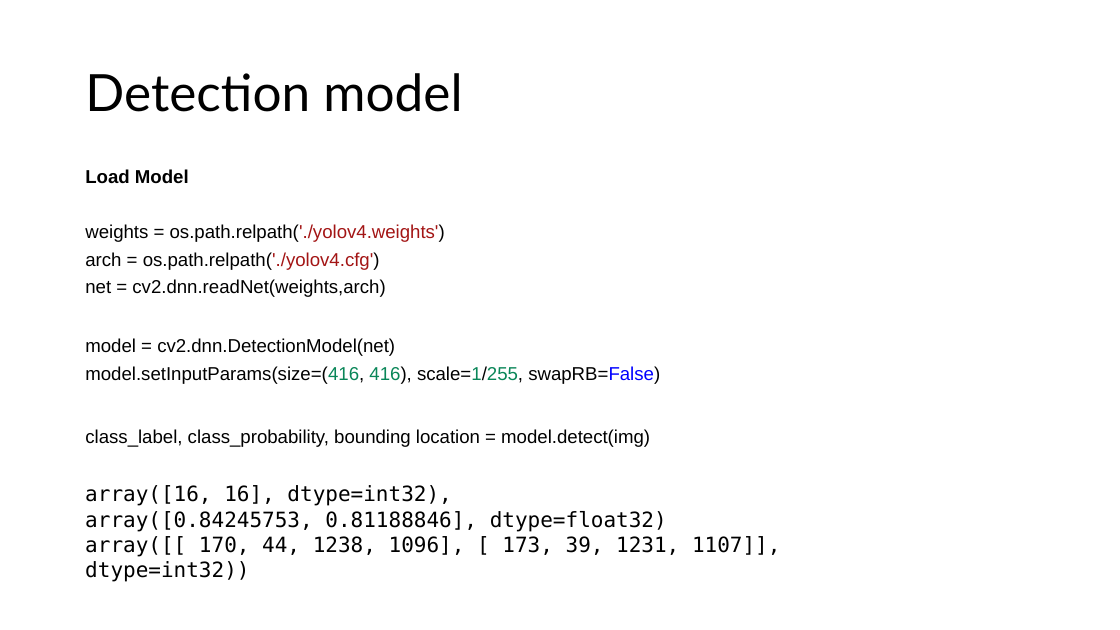
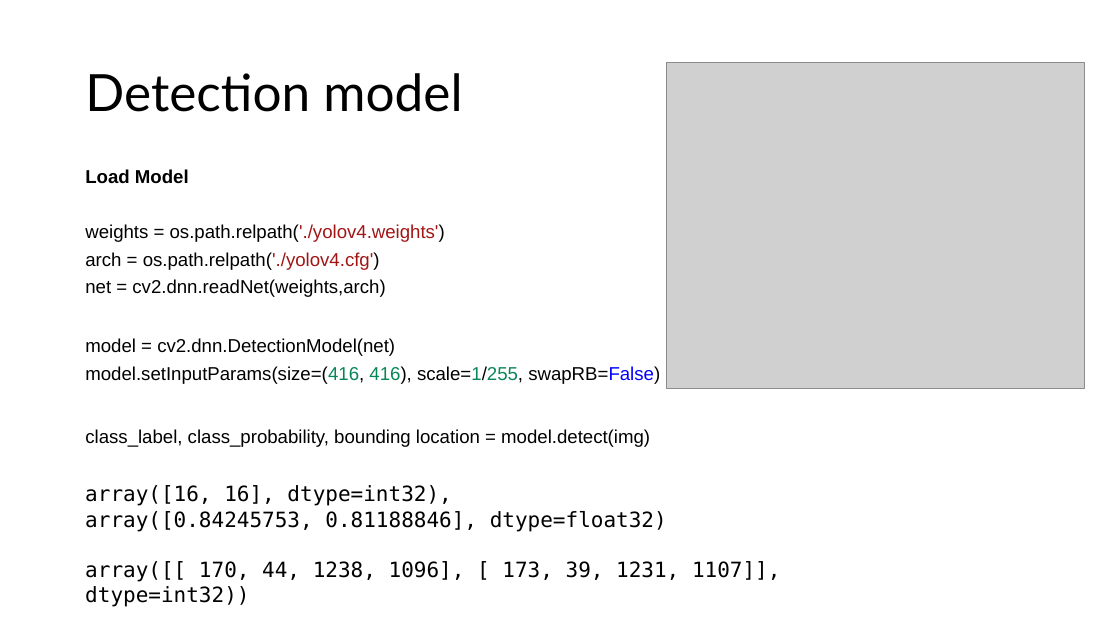
Before and after one commit to SSOE-ECE1390/LecturePowerPoints, a slide deck: slide 26 of ECE1390_Lecture21.pptx. Drawn at 1120x630 pixels with LibreOffice and Linux fonts; fonts in the diff are those of the drawing; grey boxes stand for pictures. Boxes give left, top, right and bottom in pixels: in the first picture for what was removed or moved away, otherwise in the second. Text is boxed around its words. In the diff, an @@ line names an element or a change of style, - is before the commit and + after.

Commit message:
added lecture 21 on DNN

```diff
--- a/ECE1390_Lecture21.pptx
+++ b/ECE1390_Lecture21.pptx
@@ picture added at [667,62,1085,388] @@
@@ text "array([16, 16], dtype=int32)," rewrapped from [85,485,780,582] to [85,485,780,607] @@
```
